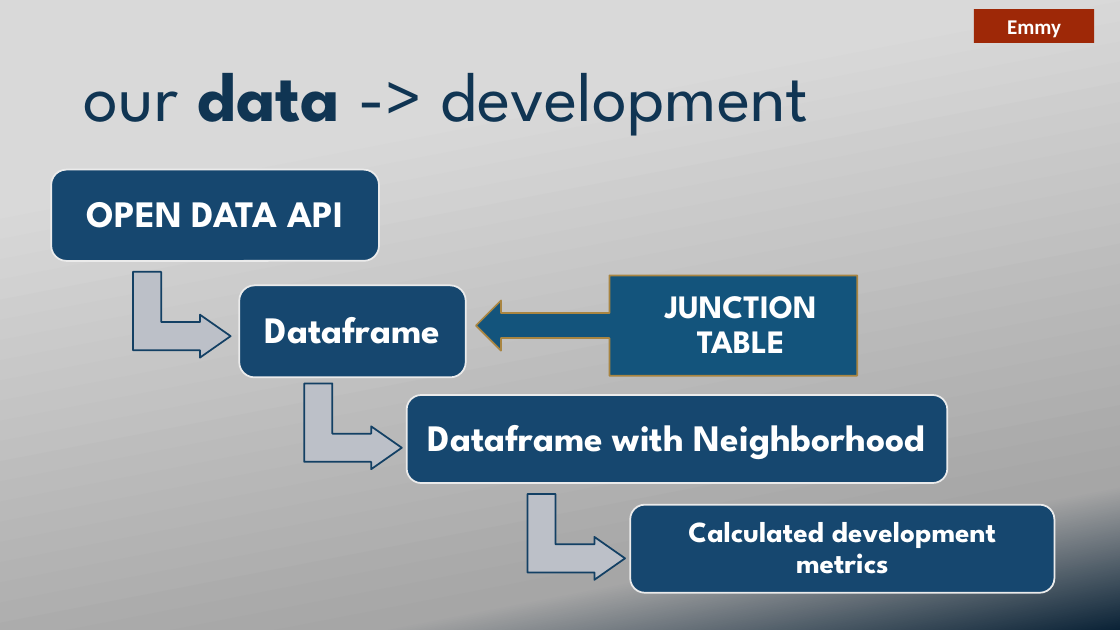
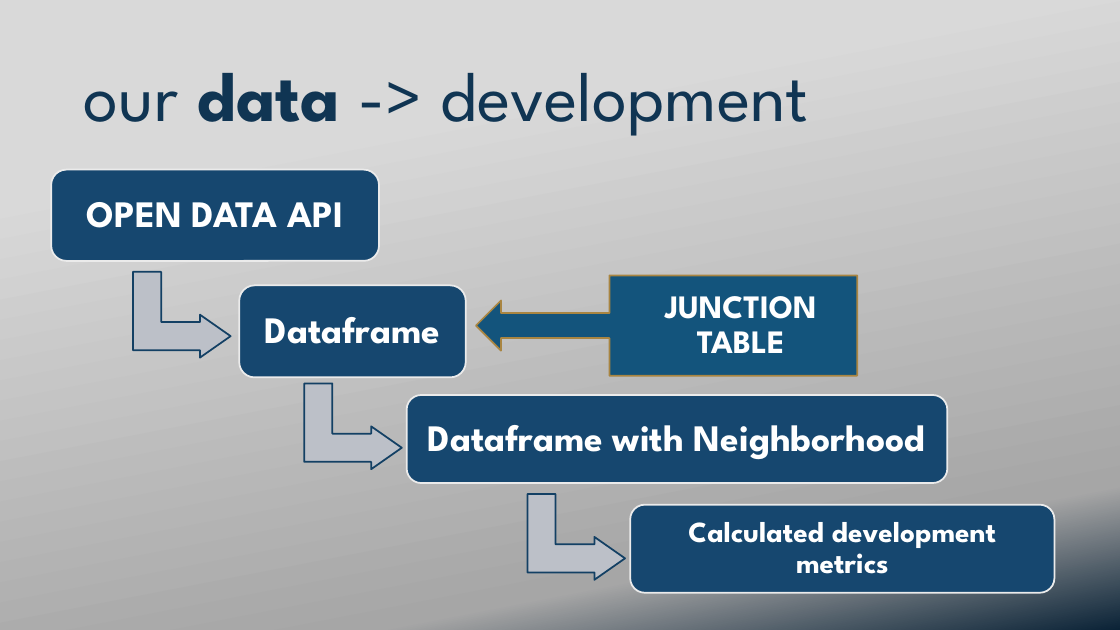
Before and after one commit to ekuo651/NYC-RE-Neighborhood-Trends, a slide deck: slide 10 of Presentation.pptx (slide 9 before the commit). Drawn at 1120x630 pixels with LibreOffice and Linux fonts; fonts in the diff are those of the drawing; background and template pictures are left out. Boxes give left, top, right and bottom in pixels: in the first picture for what was removed or moved away, otherwise in the second. Text is boxed around its words. In the diff, an @@ line names an element or a change of style, - is before the commit and + after.

```diff
--- a/Presentation.pptx
+++ b/Presentation.pptx
@@ rectangle removed at <box>974,9,1094,43</box> @@
-Emmy
```
Also in this commit, not shown: 14 other slides changed, 5 slides added, 3 slides removed.
